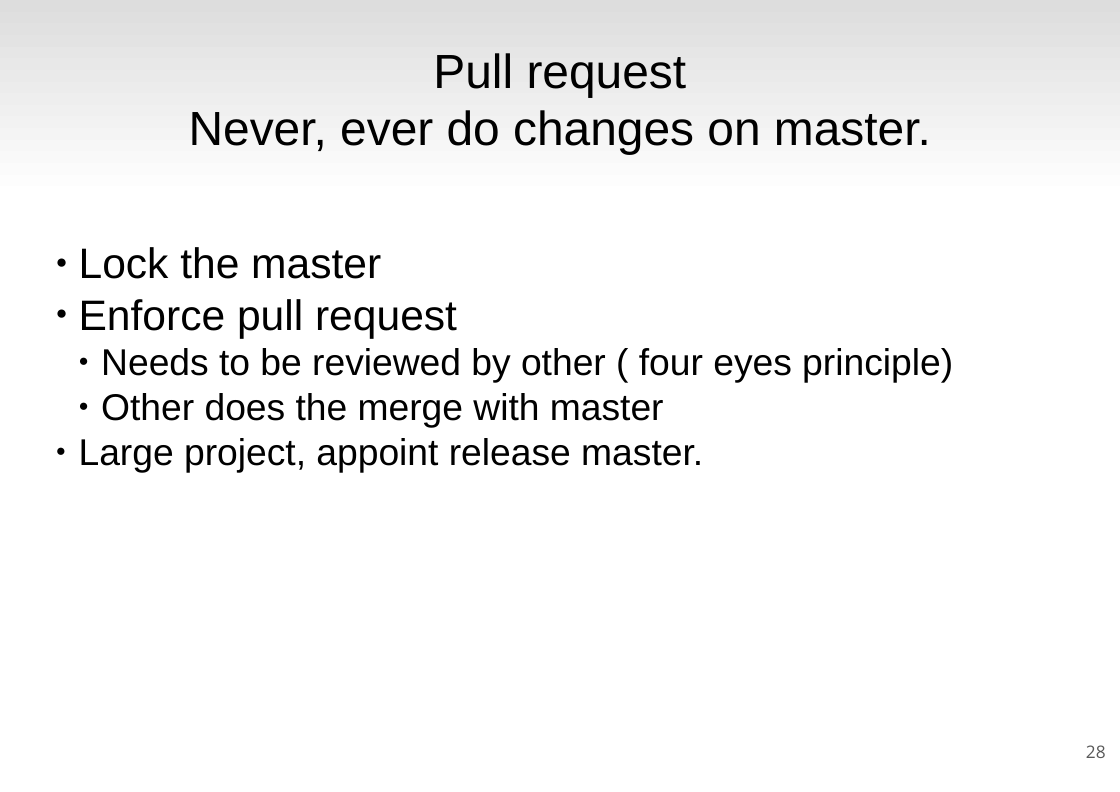
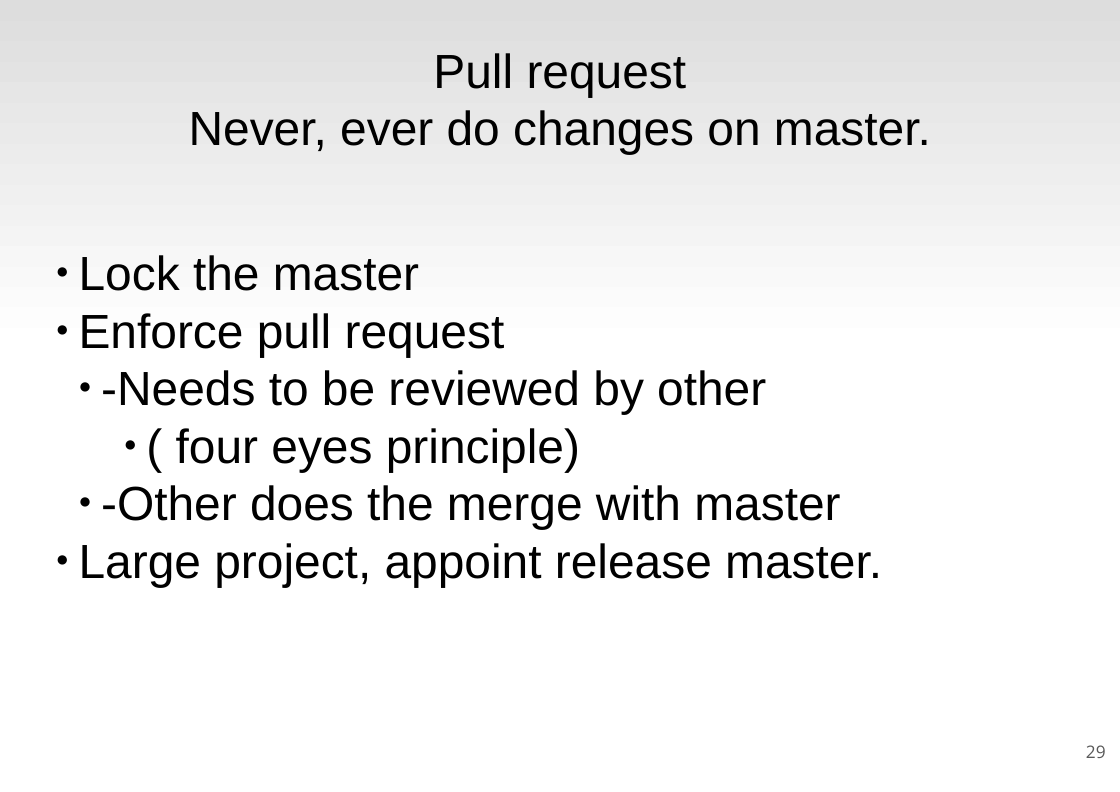
Before and after one commit to rickvek/Workshop-GIT, a slide deck: slide 29 of Git-Workshop.odp (slide 28 before the commit). Drawn at 1120x792 pixels with LibreOffice and Linux fonts; fonts in the diff are those of the drawing. Boxes give left, top, right and bottom in pixels: in the first picture for what was removed or moved away, otherwise in the second. Text is boxed around its words. In the diff, an @@ line names an element or a change of style, - is before the commit and + after.

```diff
--- a/Git-Workshop.odp
+++ b/Git-Workshop.odp
@@ text at [79, 255, 882, 587]: size 32 to 36 pt in "Lock the master", "Enforce pull request"; size 28 to 36 pt in "Large project, appoint release master." @@
@@ text at [101, 370, 840, 529]: text changed; size 28 to 36 pt @@
-  ● Needs to be reviewed by other ( four eyes principle)
-  ● Other does the merge with master
+  ● -Needs to be reviewed by other
+      ● ( four eyes principle)
+  ● -Other does the merge with master
@@ page number at [1086, 745, 1106, 758]: text changed @@
-28
+29
```
Also in this commit, not shown: 9 other slides changed, 1 other file.
